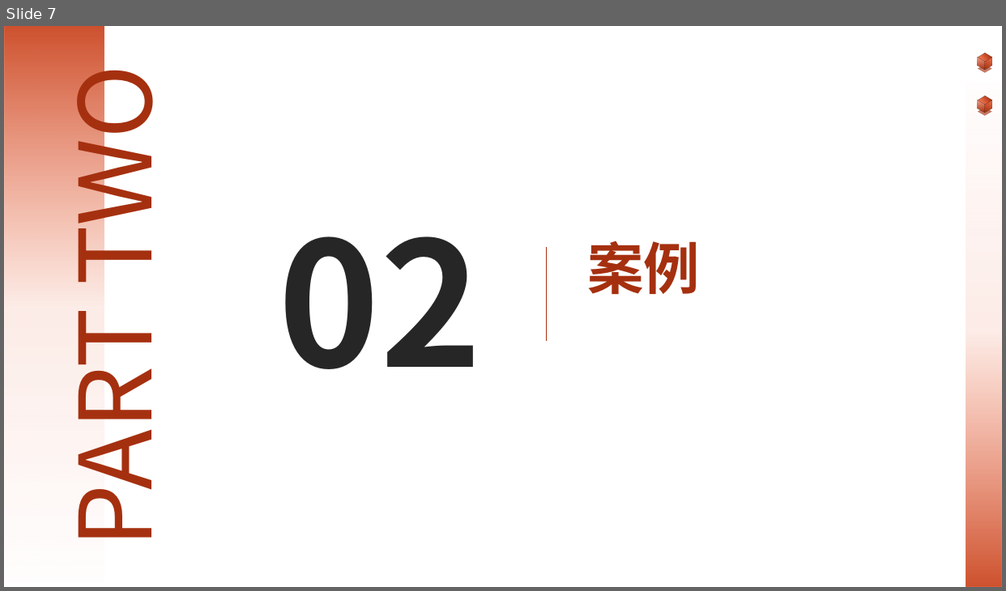
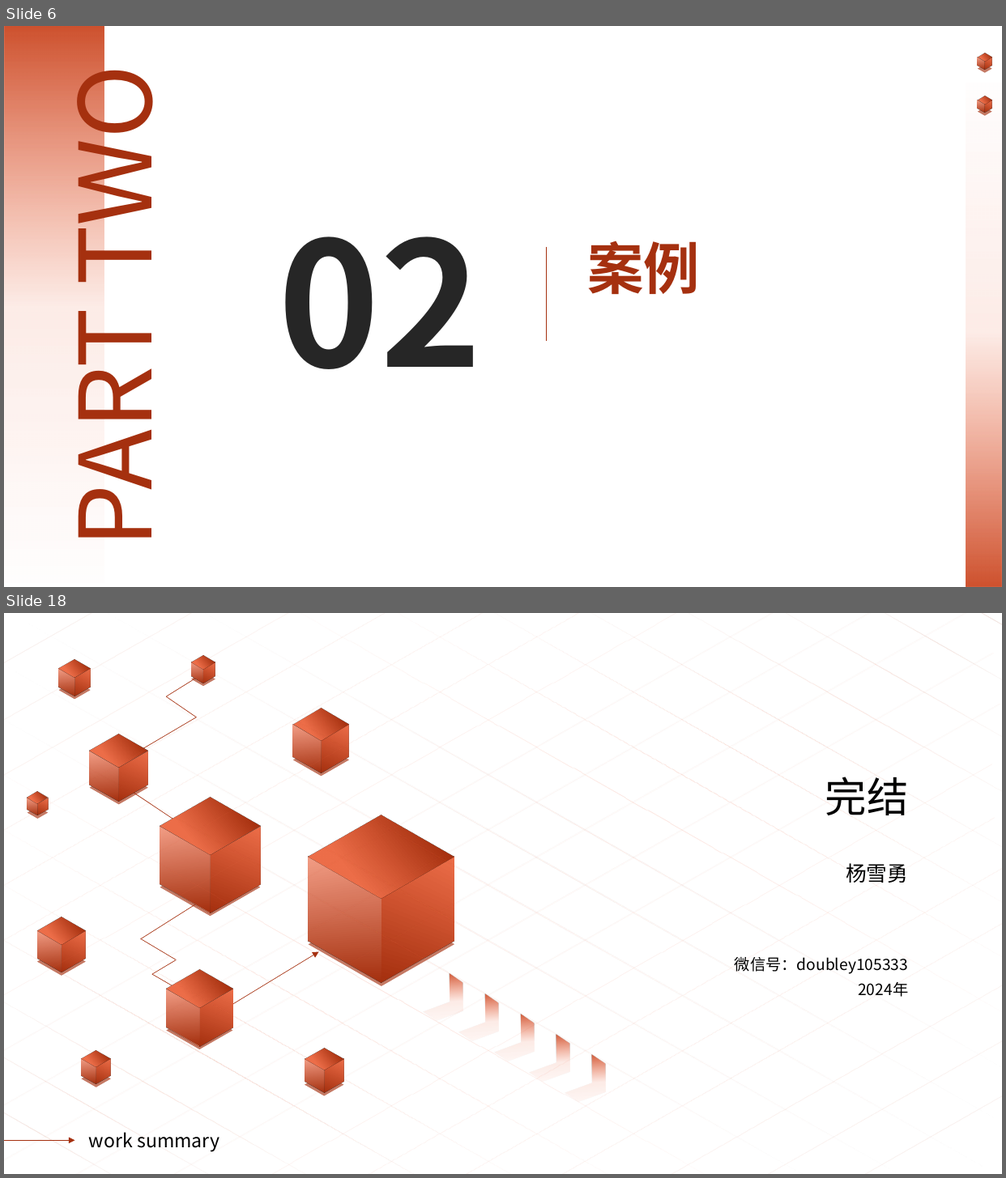
Before and after one commit to yangxueyong/yxy-springboot-demo, a slide deck: flinksql-demo/flink-简要介绍.pptx. Shown one above the other, each under a label of ours: slide 7 before the commit, slides 6 and 18 after it; the slides between them are not shown. The pictures are 1006x591 and 1006x1178 pixels, drawn with LibreOffice and Linux fonts; fonts in the diff are those of the drawing. Boxes give left, top, right and bottom in pixels: in the first picture for what was removed or moved away, otherwise in the second. Text is boxed around its words. In the diff, an @@ line names an element or a change of style, - is before the commit and + after.

```diff
--- a/flinksql-demo/flink-简要介绍.pptx
+++ b/flinksql-demo/flink-简要介绍.pptx
@@ slide 18 added at (4,613,1002,1174), background #FFFFFF @@
@@ title added at (825,777,909,815), 40 pt, text #000000 @@
+完结
@@ subtitle added at (846,863,908,883), 20 pt, text #000000 @@
+杨雪勇
@@ text added at (735,957,908,974), 15 pt, text #000000 @@
+微信号：doubley105333
@@ text added at (858,982,908,997), 15 pt, text #000000 @@
+2024年
@@ group added at (4,613,1002,1174): 66 rectangles, 61 freeform shapes, 27 lines, 5 arrows, 5 chevrons, 1 text @@
+work summary
@@ what was slide 7 is now slide 6 @@
```
Also in this commit, not shown: 3 slides changed, 9 other slides added, 13 other files.
